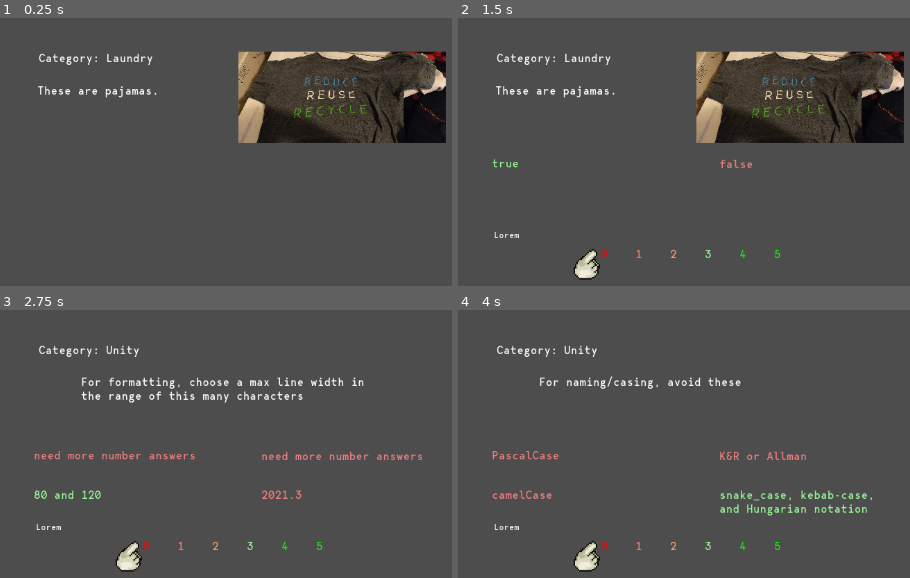
Above: before the commit, frames 1-4 (two rows, left to right).
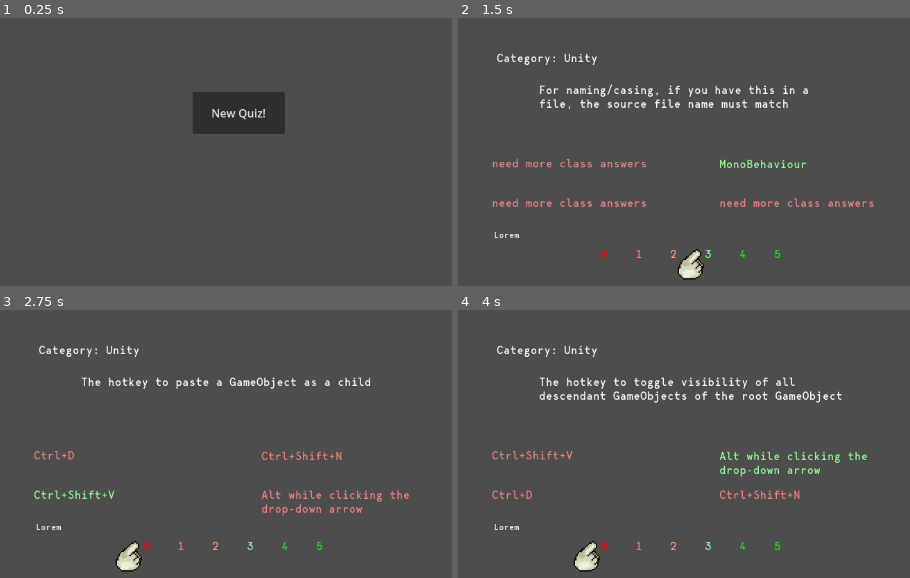
Above: after the commit, the same moments.

Repository: auburnbit/mificat
Game: Godot game, scene res://main.tscn
Same seed, same stepped clock (60 frames per second), same inputs: the game is played once before the commit and once after it.
Inputs (mouse positions are in pixels of both pictures, inside the frame that each line leads up to):
- Up to frame 1 (0.25 s): no input
- Up to frame 2 (1.5 s): click (697, 111) at 0.5 s, where only the run after the commit has a clickable "New Quiz!"; tap Enter (ui_accept) at 1.25 s; hold Right (ui_right) from 1.28 s (still down); hold Enter (ui_accept) from 1.28 s (still down)
- Up to frame 3 (2.75 s): release Right (ui_right) at 2.03 s; release Enter (ui_accept) at 2.03 s; hold Down (ui_down) from 2.03 s (still down); tap Enter (ui_accept) at 2.1, 2.27, 2.57 s
- Up to frame 4 (4 s): release Down (ui_down) at 2.78 s; hold Right (ui_right) 2.78-3.53 s; hold Enter (ui_accept) 2.78-3.53 s; hold Up (ui_up) from 3.53 s (still down); tap Enter (ui_accept) at 3.6, 3.77 s

The runs differ from the first frame. In frame 1, 16% of the frame differs, in the area x 8-99%, y 12-47%; in frame 2, 18%, in the area x 7-99%, y 12-98%; in frame 3, 3.4%; in frame 4, 3.8%.

Commit message:
added music and junk

Diff:
--- a/Quiz Program 2.0/Quiz.gd
+++ b/Quiz Program 2.0/Quiz.gd
@@ -3,8 +3,12 @@
 var card_number = 0
 var dict = CardDict.dict
 var cursorIndex = 0
-var quiz_step = "prompt"
+var quiz_step = "prequiz"
 var got_question_correct = false
+var percent_needed = 1.0
+var correct_number = 0
+var success = false
+var punishment = "No EXP nor Gil will be received from this battle!"
 
 func _ready():
 
@@ -12,6 +16,17 @@
 
 func _process(delta):
 	if visible:
+
+		if quiz_step == "prequiz":
+			$"../Music".stop()
+		else:
+			if $"../Music".playing != true:
+				$"../Music".play()
+
+		if correct_number / CardDict.quiz_cards.size() >= percent_needed:
+			success = true
+		else:
+			success = false
 
 		update_cursor_draw_location()
 
@@ -35,25 +50,36 @@
 
 		# perhaps make this: show_feedback()
 
-		if quiz_step == "prompt":
+		if quiz_step == "prequiz":
+			$Prequiz.visible = true
+			$Prompt.visible = false
+			$Choices.visible = false
+			$Feedback.visible = false
+			$Results.visible = false
+
+		elif quiz_step == "prompt":
+			$Prequiz.visible = false
 			$Prompt.visible = true
 			$Choices.visible = false
 			$Feedback.visible = false
 			$Results.visible = false
 
-		if quiz_step == "choices":
+		elif quiz_step == "choices":
+			$Prequiz.visible = false
 			$Prompt.visible = true
 			$Choices.visible = true
 			$Feedback.visible = false
 			$Results.visible = false
 
-		if quiz_step == "feedback":
+		elif quiz_step == "feedback":
+			$Prequiz.visible = false
 			$Prompt.visible = true
 			$Choices.visible = true
 			$Feedback.visible = true
 			$Results.visible = false
 
-		if quiz_step == "results":
+		elif quiz_step == "results":
+			$Prequiz.visible = false
 			$Prompt.visible = false
 			$Choices.visible = false
 			$Feedback.visible = false
@@ -77,10 +103,13 @@
 	var question_offset = Vector2(-20, 25)
 	var feedback_offset = Vector2(-20, 25)
 
+	if quiz_step == "prequiz":
+		$Cursor.visible = false
+
 	if quiz_step == "prompt":
 		$Cursor.visible = false
 
-	if quiz_step == "choices":
+	elif quiz_step == "choices":
 		$Cursor.visible = true
 		match cursorIndex:
 			0:
@@ -107,6 +136,18 @@
 				$Cursor.position = $Feedback/Feedback4.global_position + feedback_offset
 			5:
 				$Cursor.position = $Feedback/Feedback5.global_position + feedback_offset
+	elif quiz_step == "results":
+		$Cursor.visible = false
+		if success == true:
+			$Results/NumberCorrect.text = "[center][color=green]" + str(correct_number) + " out of " + str(CardDict.quiz_cards.size()) + " correct[/color][/center]"
+			$Results/PercentCorrect.text = "[center][color=green]" + str(int((correct_number/CardDict.quiz_cards.size())*100)) + "% correct, " + str(percent_needed * 100) + "% needed[/color][/center]"
+			$Results/SuccessText.text = "[center][color=green]Success![/color][/center]"
+			$Results/PunishmentText.text = ""
+		else:
+			$Results/NumberCorrect.text = "[center][color=red]" + str(correct_number) + " out of " + str(CardDict.quiz_cards.size()) + " correct[/color]"
+			$Results/PercentCorrect.text = "[center][color=red]" + str(int((correct_number/CardDict.quiz_cards.size())*100)) + "% correct, " + str(percent_needed * 100) + "% needed[/color][/center]"
+			$Results/SuccessText.text = "[center][color=red]Success![/color][/center]"
+			$Results/PunishmentText.text = "[center][color=red]" + punishment + "[/color][/center]"
 
 func _input(event):
 	if visible and quiz_step == "prompt":
@@ -147,6 +188,8 @@
 				#quizStatus = "correct"
 				$"../CursorRight".play()
 				got_question_correct = true
+				correct_number += 1
+
 				#set_flag("correct_answer") #yes answer_was_correct
 				cursorIndex = 3
 			else:
@@ -183,13 +226,22 @@
 				$"../CursorWrong".play()
 
 		if event.is_action_pressed("ui_accept"):
-			$"../CursorFeedback".play()
 			quiz_step = "prompt"
 			if card_number < CardDict.quiz_cards.size() - 1:
+				$"../CursorFeedback".play()
 				card_number += 1
 			else:
 				quiz_step = "results"
+				if success == true:
+					$"../Success".play()
+				else:
+					$"../Failure".play()
 			cursorIndex = 0
+
+	elif visible and quiz_step == "results":
+		if event.is_action_pressed("ui_accept"):
+			$"../CursorFeedback".play()
+			quiz_step = "prequiz"
 
 func color_answers_appropriately():
 	var wrong_color = "[color=White]"
@@ -217,3 +269,10 @@
 			$Choices/Answer2.text = right_color + CardDict.quiz_cards[card_number].answer_list[2] + "[/color]"
 		3:
 			$Choices/Answer3.text = right_color + CardDict.quiz_cards[card_number].answer_list[3] + "[/color]"
+
+
+func _on_start_quiz_button_button_down():
+	card_number = 0
+	correct_number = 0
+	quiz_step = "prompt"
+	CardDict.grab_random_cards_from_churn(5)
--- a/Quiz Program 2.0/main.tscn
+++ b/Quiz Program 2.0/main.tscn
@@ -10,7 +10,10 @@
 [ext_resource type="AudioStream" uid="uid://bydvtp3lg4xvw" path="res://audio/cursor_wrong.wav" id="9_kb65f"]
 [ext_resource type="AudioStream" uid="uid://cjumplybek8l2" path="res://audio/cursor_right.wav" id="10_48npr"]
 [ext_resource type="AudioStream" uid="uid://qhkqk2xad46q" path="res://audio/cursor_feedback.wav" id="11_8hsqx"]
+[ext_resource type="AudioStream" uid="uid://bvv76l7c6brbg" path="res://audio/success.wav" id="12_8j073"]
 [ext_resource type="AudioStream" uid="uid://7anhd0xtq1qd" path="res://audio/cursor_choices.wav" id="12_v3ntw"]
+[ext_resource type="AudioStream" uid="uid://nxv4i6pith4w" path="res://audio/failure.wav" id="13_yd3uq"]
+[ext_resource type="AudioStream" uid="uid://crwuv3wvstcyh" path="res://audio/8bit Bossa.mp3" id="14_dru1i"]
 
 [node name="Main" type="Control"]
 layout_mode = 3
@@ -22,6 +25,15 @@
 
 [node name="QuizProgram" type="Node2D" parent="."]
 script = ExtResource("4_yynlu")
+
+[node name="Prequiz" type="Node2D" parent="QuizProgram"]
+
+[node name="StartQuizButton" type="Button" parent="QuizProgram/Prequiz"]
+offset_left = 321.0
+offset_top = 121.0
+offset_right = 454.0
+offset_bottom = 182.0
+text = "New Quiz!"
 
 [node name="Prompt" type="Node2D" parent="QuizProgram"]
 visible = false
@@ -221,7 +233,7 @@
 bbcode_enabled = true
 text = "###% correct, ###% needed"
 
-[node name="FailureText" type="RichTextLabel" parent="QuizProgram/Results"]
+[node name="SuccessText" type="RichTextLabel" parent="QuizProgram/Results"]
 offset_left = 349.0
 offset_top = 142.0
 offset_right = 439.0
@@ -268,3 +280,15 @@
 
 [node name="CursorChoices" type="AudioStreamPlayer" parent="."]
 stream = ExtResource("12_v3ntw")
+
+[node name="Success" type="AudioStreamPlayer" parent="."]
+stream = ExtResource("12_8j073")
+
+[node name="Failure" type="AudioStreamPlayer" parent="."]
+stream = ExtResource("13_yd3uq")
+volume_db = 10.0
+
+[node name="Music" type="AudioStreamPlayer" parent="."]
+stream = ExtResource("14_dru1i")
+
+[connection signal="button_down" from="QuizProgram/Prequiz/StartQuizButton" to="QuizProgram" method="_on_start_quiz_button_button_down"]
Not shown, added: Quiz Program 2.0/audio/8bit Bossa.mp3.import
Not shown, added: Quiz Program 2.0/audio/failure.wav.import
Not shown, added: Quiz Program 2.0/audio/success.wav.import
Not shown: 1 places in Quiz Program 2.0/main.tscn that only renumber resources
Not shown, added: Quiz Program 2.0/audio/8bit Bossa.mp3
Not shown, added: Quiz Program 2.0/audio/failure.wav
Not shown, added: Quiz Program 2.0/audio/success.wav
